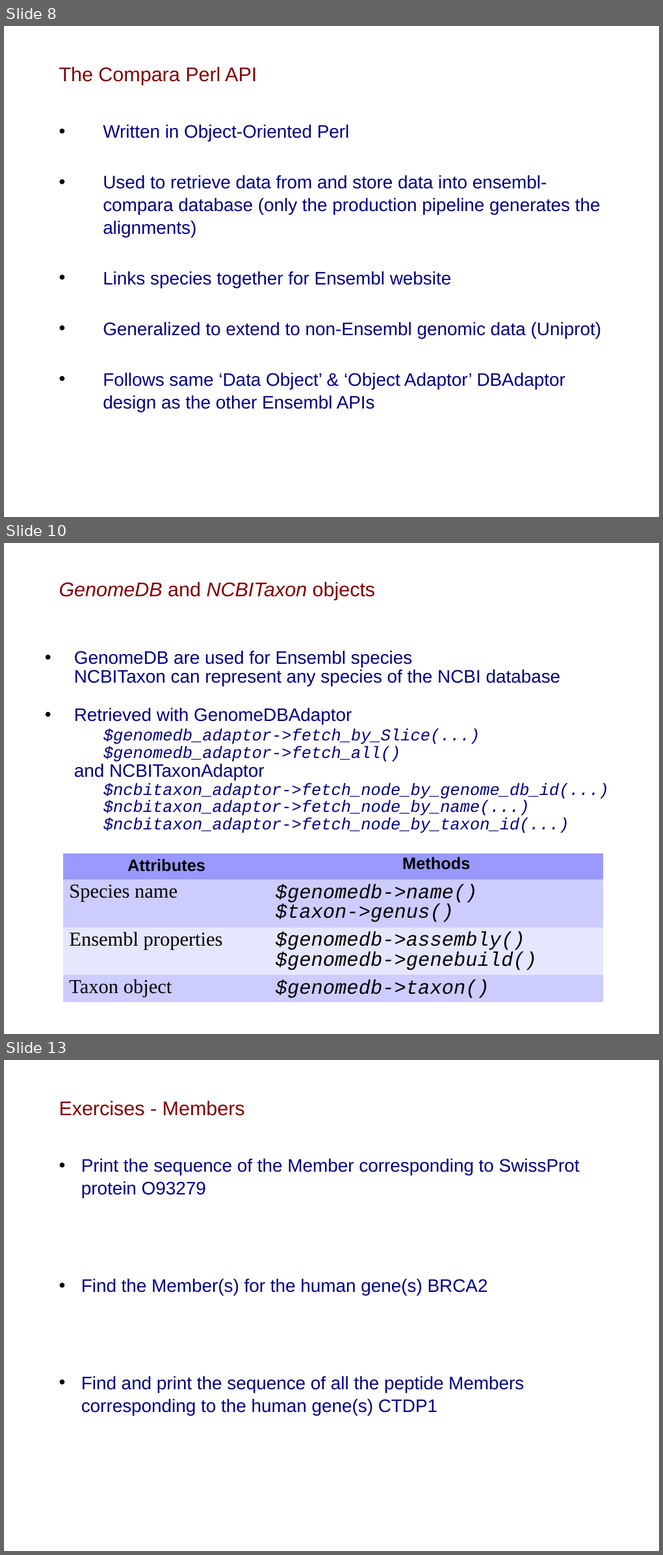
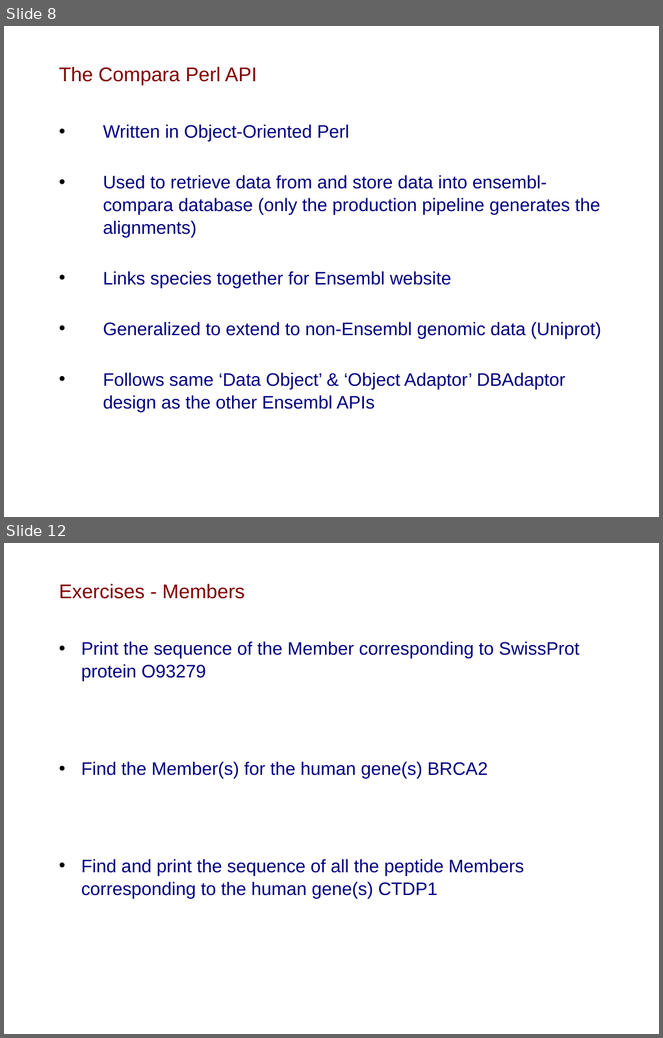
Before and after one commit to Ensembl/ensembl-compara, a slide deck: docs/API_workshop_slides.gene_part.odp. Shown one above the other, each under a label of ours: slides 8, 10 and 13 before the commit, slides 8 and 12 after it; the slides between them are not shown. The pictures are 663x1555 and 663x1038 pixels, drawn with LibreOffice and Linux fonts; fonts in the diff are those of the drawing; background and template pictures are left out. Boxes give left, top, right and bottom in pixels: in the first picture for what was removed or moved away, otherwise in the second. Text is boxed around its words. In the diff, an @@ line names an element or a change of style, - is before the commit and + after.

Commit message:
Slides used in Dec 2011

```diff
--- a/docs/API_workshop_slides.gene_part.odp
+++ b/docs/API_workshop_slides.gene_part.odp
@@ slide 10 removed at [4,543,659,1034], background #FFFFFF @@
@@ title removed at [59,582,375,600] @@
-GenomeDB and NCBITaxon objects
@@ text removed at [74,650,609,834] @@
-• GenomeDB are used for Ensembl species
-  NCBITaxon can represent any species of the NCBI database
-• Retrieved with GenomeDBAdaptor
-  $genomedb_adaptor->fetch_by_Slice(...)
-  $genomedb_adaptor->fetch_all()
-  and NCBITaxonAdaptor
-  $ncbitaxon_adaptor->fetch_node_by_genome_db_id(...)
-  $ncbitaxon_adaptor->fetch_node_by_name(...)
-  $ncbitaxon_adaptor->fetch_node_by_taxon_id(...)
@@ table removed at [63,854,603,1001], 4 rows, 2 columns @@
-Attributes | Methods
-Species name | $genomedb->name() $taxon->genus()
-Ensembl properties | $genomedb->assembly() / $genomedb->genebuild()
-Taxon object | $genomedb->taxon()
@@ what was slide 13 is now slide 12 @@
```
Also in this commit, not shown: 12 slides changed, 3 other files.
